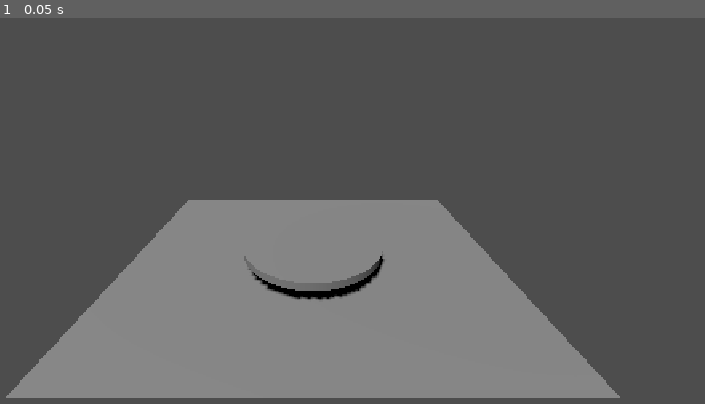
Above: before the commit, frame 1.
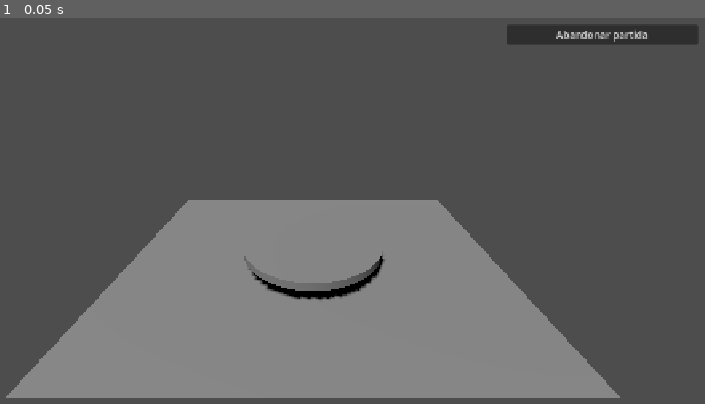
Above: after the commit, the same moment.

Repository: morfranja-coder/Gods-And-Liars
Game: Godot game, scene res://scenes/table/table.tscn
Same seed, same stepped clock (60 frames per second), same inputs: the game is played once before the commit and once after it. This scene is started directly instead of the project's main scene.
Inputs:
- Up to frame 1 (0.05 s): no input

The runs differ from the first frame. In frame 1, 1.2% of the frame differs, in the area x 71-99%, y 2-7%.

Commit message:
Add in-match leave controls

Diff:
--- a/scenes/table/table.tscn
+++ b/scenes/table/table.tscn
@@ -22,3 +22,39 @@
 [node name="DayVoteUI" parent="." instance=ExtResource("4")]
 
 [node name="MatchEndUI" parent="." instance=ExtResource("5")]
+
+[node name="LeaveUI" type="CanvasLayer" parent="."]
+layer = 20
+
+[node name="Margin" type="MarginContainer" parent="LeaveUI"]
+anchors_preset = 1
+anchor_left = 1.0
+anchor_right = 1.0
+offset_left = -330.0
+offset_top = 24.0
+offset_right = -24.0
+offset_bottom = 104.0
+grow_horizontal = 0
+
+[node name="VBox" type="VBoxContainer" parent="LeaveUI/Margin"]
+layout_mode = 2
+theme_override_constants/separation = 6
+
+[node name="LeaveMatchButton" type="Button" parent="LeaveUI/Margin/VBox"]
+unique_name_in_owner = true
+layout_mode = 2
+text = "Abandonar partida"
+
+[node name="LeaveStatusLabel" type="Label" parent="LeaveUI/Margin/VBox"]
+unique_name_in_owner = true
+layout_mode = 2
+text = ""
+horizontal_alignment = 2
+autowrap_mode = 2
+
+[node name="LeaveConfirmDialog" type="ConfirmationDialog" parent="LeaveUI"]
+unique_name_in_owner = true
+title = "Abandonar partida"
+dialog_text = "¿Seguro que querés abandonar esta partida?"
+ok_button_text = "Abandonar"
+cancel_button_text = "Cancelar"
